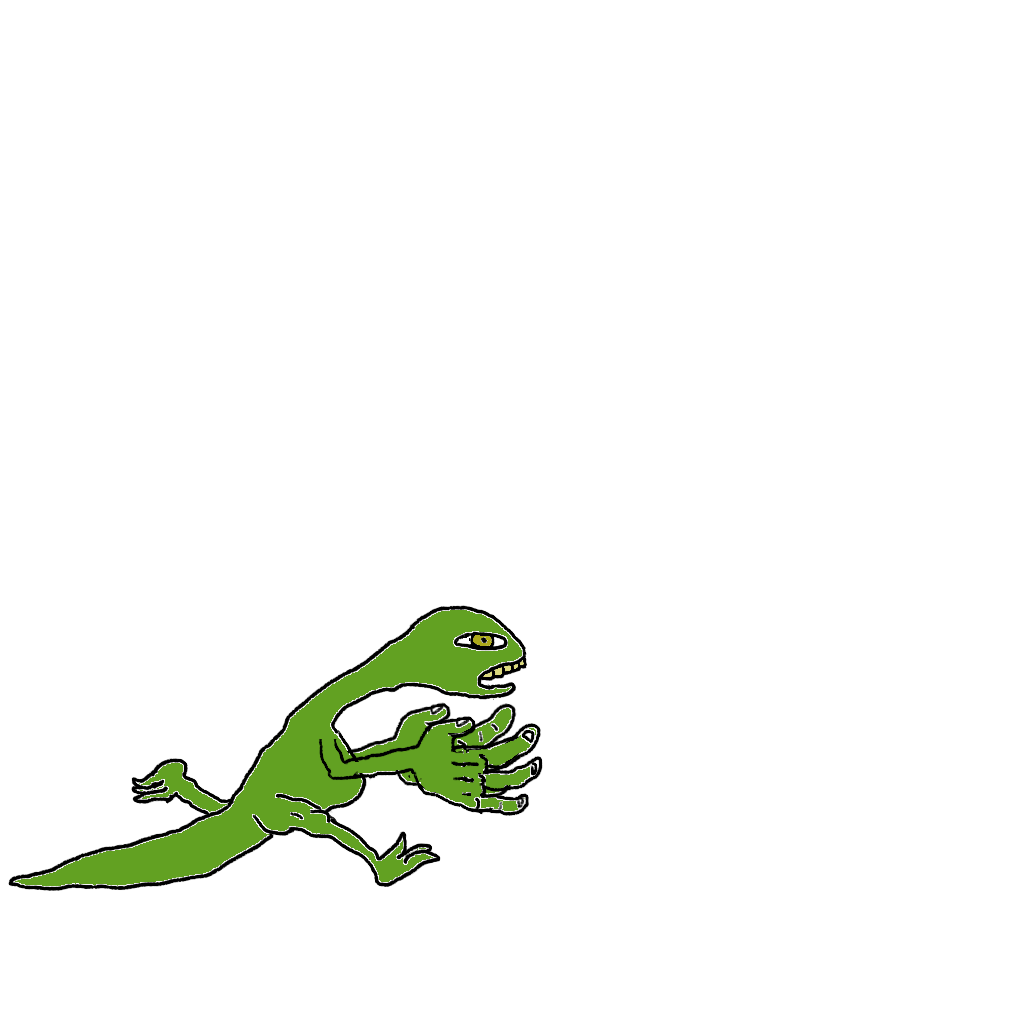
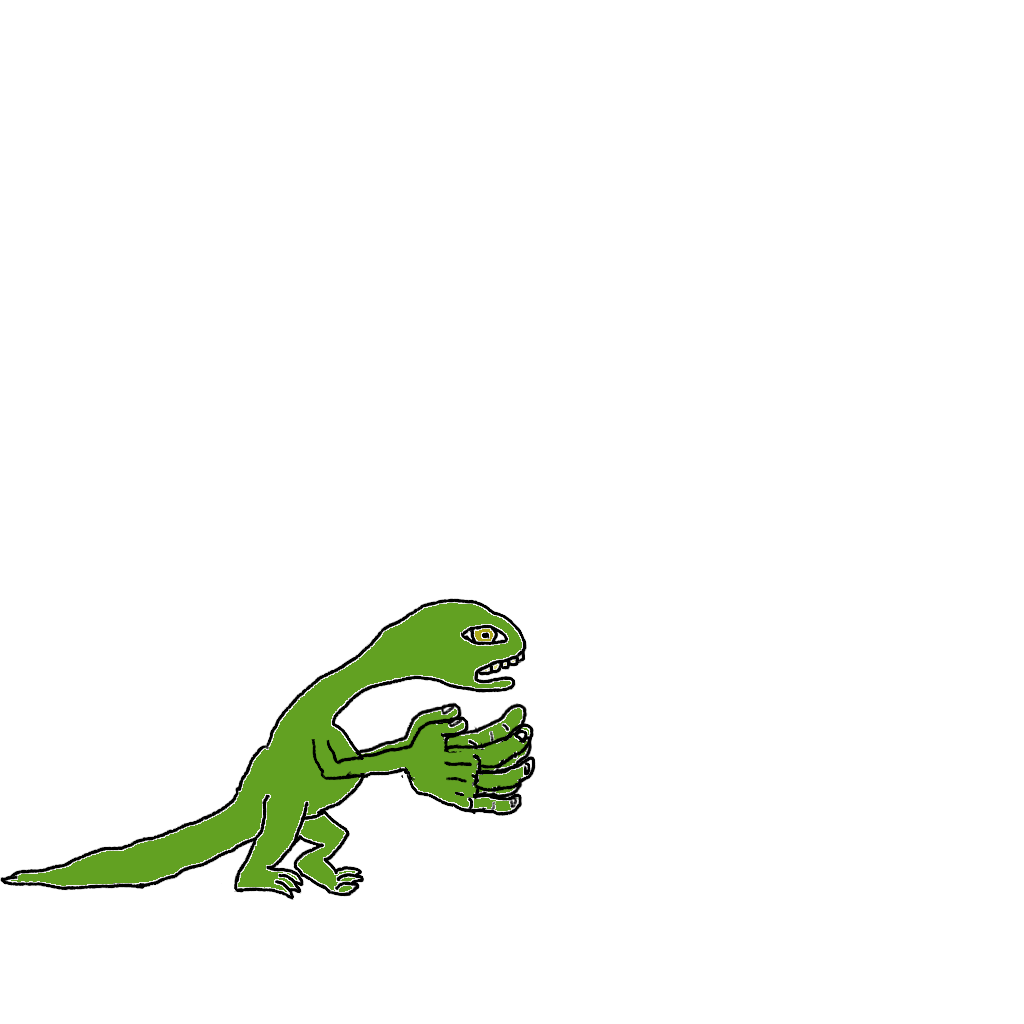
Before/after of a 1024×1024 layered artwork. What changed in the layer stack:
painted on "hand1 full" over [0, 704, 543, 900]
painted on "main fills" over [0, 598, 543, 896]
hid "lineart 2", painted on it over [0, 598, 543, 896]
painted on "lineart" over [0, 598, 543, 896]
painted on "hand 2 full" over [256, 640, 543, 832]
